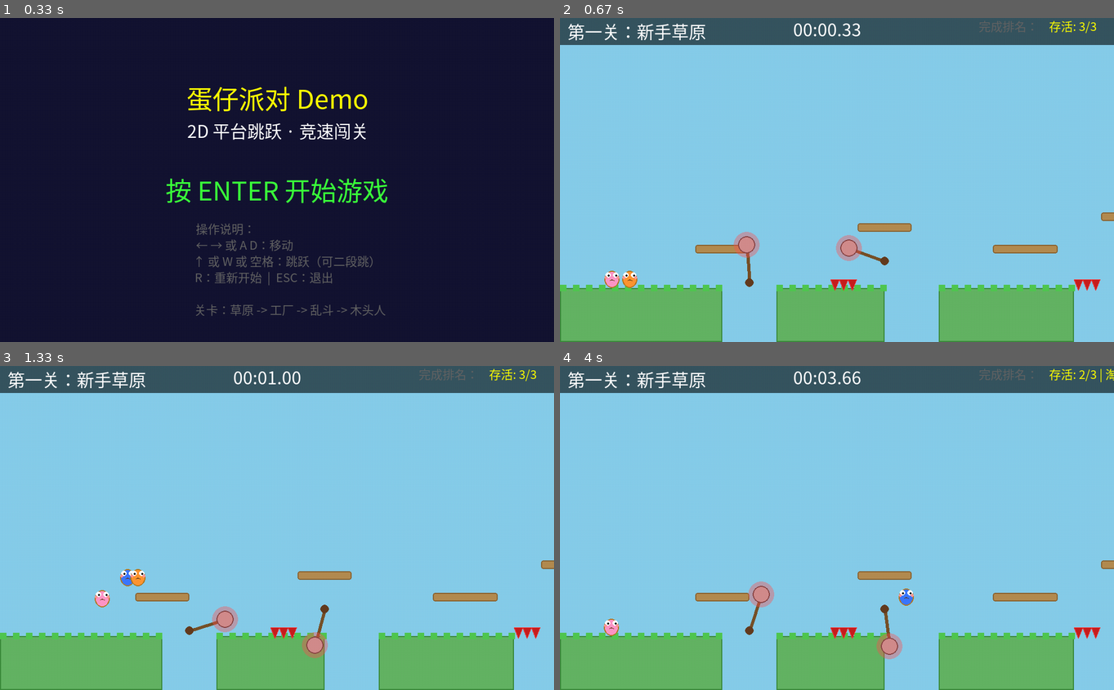
Above: before the commit, frames 1-4 (two rows, left to right).
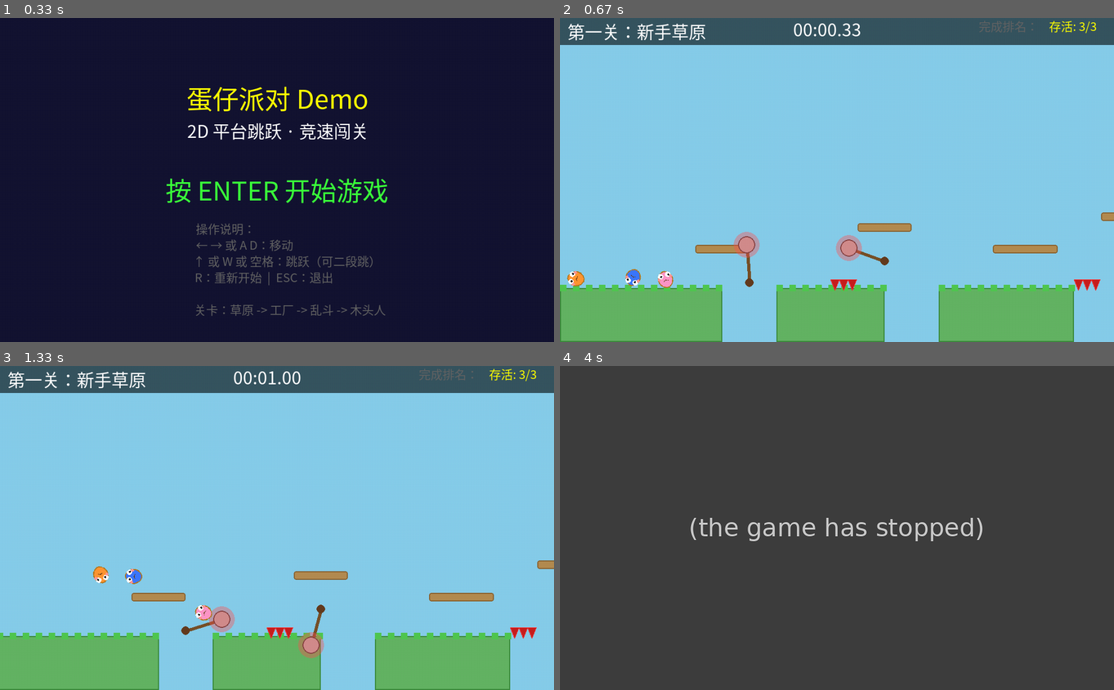
Above: after the commit, the same moments.

Repository: story2u/eggy-party
Game: pygame game, started from legacy/pygame-2d/main.py
The game is run twice, just before and just after one commit, with the same random seed, the same clock (stepped at 60 frames per second) and the same inputs.
Inputs:
- Up to frame 1 (0.33 s): no input
- Up to frame 2 (0.67 s): tap Enter at 0.33 s
- Up to frame 3 (1.33 s): hold Right 0.67-1.13 s; hold Up from 1.17 s (still down)
- Up to frame 4 (4 s): release Up at 1.47 s; hold Right 1.5-1.97 s; hold Left 2-2.53 s; hold Left 2.57-2.97 s; hold Up 3-3.37 s

Frame 1 is identical in both runs. In frame 2, 0.5% of the frame differs, in the area x 1-21%, y 77-84%; in frame 3, 2.8%; in frame 4, 100%, in the area x 0-100%, y 0-100%.
Error after the commit: NameError: name 'screen_x' is not defined (player.py line 211); the game stopped at 3.92 s (later frames are placeholders)

Commit message:
Refactor project to 3D Eggy Island

Diff:
--- a/game.py
+++ b/legacy/pygame-2d/game.py
@@ -154,14 +154,14 @@
     def _update_playing(self, dt):
         self.race_time += dt
 
-        # 获取玩家输入 → 直接控制人类玩家的速度
+        # ── 人类输入：用加速度（蛋仔有惯性！）──
         keys = pygame.key.get_pressed()
+        move_dir = 0
         if keys[pygame.K_LEFT] or keys[pygame.K_a]:
-            self.human_player.vx = -self.human_player.SPEED
+            move_dir = -1
         elif keys[pygame.K_RIGHT] or keys[pygame.K_d]:
-            self.human_player.vx = self.human_player.SPEED
-        else:
-            self.human_player.vx = 0
+            move_dir = 1
+        self.human_player.move(move_dir, dt)
 
         if keys[pygame.K_UP] or keys[pygame.K_w] or keys[pygame.K_SPACE]:
             self.human_player.jump()
@@ -172,18 +172,24 @@
                 continue
 
             if p == self.human_player:
-                # 人类玩家：物理更新
                 p.update(dt, self.level.platforms)
             else:
-                # AI 玩家：AI 决策 + 物理更新
                 p.ai_update(dt, self.level.platforms,
                             self.level.obstacles, self.level.finish_x)
 
-            # 检查是否到达终点
             if self._check_finish(p):
                 p.finished = True
                 p.finish_time = self.race_time
                 self.finished_order.append(p)
+
+        # ── 蛋仔互相碰撞弹开！派对的灵魂 ──
+        for i, a in enumerate(self.players):
+            if not a.alive or a.finished:
+                continue
+            for b in self.players[i+1:]:
+                if not b.alive or b.finished:
+                    continue
+                a.resolve_player_collision(b)
 
         # 更新障碍物
         for obs in self.level.obstacles:
--- a/player.py
+++ b/legacy/pygame-2d/player.py
@@ -12,22 +12,27 @@
 
 
 class Player:
-    """玩家控制的蛋仔"""
+    """蛋仔角色 — 会滚、会弹、有惯性"""
 
     WIDTH = 32
     HEIGHT = 36
-    SPEED = 200          # 每秒移动像素
-    JUMP_SPEED = -380    # 跳跃初速度（负=向上）
-    MAX_JUMPS = 2        # 支持二段跳
-    GRAVITY = 800        # 重力加速度
+    RADIUS = 16
+    MAX_SPEED = 280
+    ACCEL = 1200
+    FRICTION = 500
+    JUMP_SPEED = -380
+    MAX_JUMPS = 2
+    GRAVITY = 800
 
     def __init__(self, x, y, color=(255, 180, 50), name="蛋仔"):
         self.x = x
         self.y = y
-        self.vx = 0       # 水平速度
-        self.vy = 0       # 垂直速度
+        self.vx = 0
+        self.vy = 0
         self.color = color
         self.name = name
+        self.input_direction = 0
+        self.rotation = 0.0
         self.width = self.WIDTH
         self.height = self.HEIGHT
         self.on_ground = False
@@ -36,12 +41,16 @@
         self.finished = False
         self.finish_time = 0.0
         self.health = 100
-        self.invincible_timer = 0  # 无敌时间（受伤后短暂无敌）
+        self.invincible_timer = 0
         self.score = 0
 
     def move(self, direction, dt):
-        """左右移动"""
-        self.vx = direction * self.SPEED
+        """加速度移动 - 蛋仔有惯性，不会瞬间起停"""
+        self.input_direction = direction
+        self.vx += direction * self.ACCEL * dt
+        self.vx = max(-self.MAX_SPEED, min(self.MAX_SPEED, self.vx))
+        # 滚动角度：转动距离 / 半径
+        self.rotation += self.vx * dt / self.RADIUS
 
     def jump(self):
         """跳跃（支持二段跳）"""
@@ -51,18 +60,22 @@
             self.on_ground = False
 
     def update(self, dt, platforms):
-        """每帧更新位置和物理"""
-        # 无敌倒计时
+        """每帧物理：重力 + 摩擦 + 碰撞"""
         if self.invincible_timer > 0:
             self.invincible_timer -= dt
 
-        # 重力
         self.vy += self.GRAVITY * dt
 
-        # 先处理水平轴，再处理垂直轴，避免脚下平台被误判成侧面墙。
+        # ── 地面摩擦：蛋仔滚着滚着会慢下来 ──
+        if self.on_ground and self.input_direction == 0:
+            fric = -self.FRICTION if self.vx > 0 else self.FRICTION if self.vx < 0 else 0
+            self.vx += fric * dt
+            if abs(self.vx) < 8:
+                self.vx = 0
+            self.rotation += self.vx * dt / self.RADIUS
+
+        # 水平 + 碰撞
         self.x += self.vx * dt
-
-        # 水平碰撞检测
         rect = self.get_rect()
         for p_data in platforms:
             plat_rect = pygame.Rect(*p_data[:4])
@@ -73,9 +86,8 @@
                     self.x = plat_rect.right
                 self.vx = 0
 
+        # 垂直 + 碰撞
         self.y += self.vy * dt
-
-        # 垂直碰撞检测
         self.on_ground = False
         rect = self.get_rect()
         for p_data in platforms:
@@ -90,7 +102,6 @@
                     self.y = plat_rect.bottom
                     self.vy = 0
 
-        # 掉落死亡
         if self.y > 800:
             self.alive = False
 
@@ -98,45 +109,89 @@
         """获取碰撞矩形"""
         return pygame.Rect(self.x, self.y, self.width, self.height)
 
+    def resolve_player_collision(self, other):
+        """蛋仔互相碰撞 —— 弹开！这是蛋仔派对的核心乐趣"""
+        if not self.alive or not other.alive:
+            return
+        rect1 = self.get_rect()
+        rect2 = other.get_rect()
+        if not rect1.colliderect(rect2):
+            return
+
+        cx1 = self.x + self.width / 2
+        cy1 = self.y + self.height / 2
+        cx2 = other.x + other.width / 2
+        cy2 = other.y + other.height / 2
+
+        dx = cx1 - cx2
+        dy = cy1 - cy2
+        if dx == 0 and dy == 0:
+            dx = 1
+
+        dist = (dx*dx + dy*dy) ** 0.5
+        nx = dx / dist
+        ny = dy / dist
+
+        # 推开重叠
+        overlap = (self.width + other.width) / 2 - dist
+        if overlap > 0:
+            self.x += nx * overlap * 0.55
+            self.y += ny * overlap * 0.55
+            other.x -= nx * overlap * 0.55
+            other.y -= ny * overlap * 0.55
+
+        # 速度交换（弹力）
+        push = 150
+        self.vx += nx * push
+        self.vy += ny * push * 0.5
+        other.vx -= nx * push
+        other.vy -= ny * push * 0.5
+
     def draw(self, screen, camera_x):
-        """画蛋仔"""
-        screen_x = self.x - camera_x
-        screen_y = self.y
-
-        # 无敌闪烁效果
+        """画会滚的蛋仔"""
+        sx = self.x - camera_x
+        sy = self.y
+
         if self.invincible_timer > 0 and int(self.invincible_timer * 10) % 2 == 0:
             return
 
-        # 身体（椭圆，蛋形）
-        body_rect = pygame.Rect(
-            screen_x + 2, screen_y + 4, self.width - 4, self.height - 4
-        )
-        pygame.draw.ellipse(screen, self.color, body_rect)
-        # 边框
-        pygame.draw.ellipse(screen, (180, 120, 30), body_rect, 2)
-
-        # 眼睛（两个小白圆）
-        eye_y = screen_y + 12
-        pygame.draw.circle(screen, (255, 255, 255), (screen_x + 9, eye_y), 5)
-        pygame.draw.circle(screen, (255, 255, 255), (screen_x + 23, eye_y), 5)
-        # 瞳孔
-        pygame.draw.circle(screen, (30, 30, 30), (screen_x + 10, eye_y + 1), 2)
-        pygame.draw.circle(screen, (30, 30, 30), (screen_x + 24, eye_y + 1), 2)
+        # ── 滚动旋转效果：把蛋仔画到临时 surface 上再旋转 ──
+        pad = 6
+        surf = pygame.Surface((self.width + pad * 2, self.height + pad * 2),
+                              pygame.SRCALPHA)
+        cx = surf.get_width() // 2
+        cy = surf.get_height() // 2
+
+        # 身体
+        body_rect = pygame.Rect(cx - self.width//2 + 2, cy - self.height//2 + 4,
+                                self.width - 4, self.height - 4)
+        pygame.draw.ellipse(surf, self.color, body_rect)
+        pygame.draw.ellipse(surf, (180, 120, 30), body_rect, 2)
+
+        # 眼睛
+        eye_y = cy - 6
+        pygame.draw.circle(surf, (255, 255, 255), (cx - 7, eye_y), 5)
+        pygame.draw.circle(surf, (255, 255, 255), (cx + 7, eye_y), 5)
+        pygame.draw.circle(surf, (30, 30, 30), (cx - 6, eye_y + 1), 2)
+        pygame.draw.circle(surf, (30, 30, 30), (cx + 8, eye_y + 1), 2)
 
         # 腮红
-        pygame.draw.circle(screen, (255, 150, 150), (screen_x + 5, eye_y + 5), 3)
-        pygame.draw.circle(screen, (255, 150, 150), (screen_x + 27, eye_y + 5), 3)
-
-        # 嘴巴（小弧线）
-        mouth_x = screen_x + 16
-        mouth_y = screen_y + 22
-        pygame.draw.arc(
-            screen, (100, 60, 20),
-            (mouth_x - 4, mouth_y - 2, 8, 5),
-            0, math.pi, 2
-        )
-
-        # 血条（受伤时显示）
+        pygame.draw.circle(surf, (255, 150, 150), (cx - 11, eye_y + 5), 3)
+        pygame.draw.circle(surf, (255, 150, 150), (cx + 11, eye_y + 5), 3)
+
+        # 嘴巴
+        mouth_y = cy + 4
+        pygame.draw.arc(surf, (100, 60, 20),
+                        (cx - 4, mouth_y - 2, 8, 5), 0, math.pi, 2)
+
+        # 旋转
+        degrees = math.degrees(self.rotation) % 360
+        rotated = pygame.transform.rotate(surf, -degrees)
+        rx = int(sx - pad - (rotated.get_width() - (self.width + pad * 2)) / 2)
+        ry = int(sy - pad - (rotated.get_height() - (self.height + pad * 2)) / 2)
+        screen.blit(rotated, (rx, ry))
+
+        # 血条（不旋转，直接画在屏幕上）
         if self.health < 100:
             bar_width = 30
             bar_height = 4
@@ -177,7 +232,7 @@
         self.move_direction = 1  # 1=右, -1=左
         self.stuck_timer = 0
         self.last_x = x
-        self.SPEED = int(self.SPEED * speed_variation)
+        self.MAX_SPEED = int(self.MAX_SPEED * speed_variation)
         self.finish_x = (level.finish_x if level else 1000)
 
     def ai_update(self, dt, platforms, obstacles, finish_x):
Not shown, changed: README.md
Not shown, added: legacy/pygame-2d/README-2d.md
Renamed: font_utils.py -> legacy/pygame-2d/font_utils.py
Renamed: level.py -> legacy/pygame-2d/level.py
Renamed: main.py -> legacy/pygame-2d/main.py
Renamed: obstacles.py -> legacy/pygame-2d/obstacles.py
Not shown, added: legacy/pygame-2d/tests/README.md
Renamed: tests/test_font_utils.py -> legacy/pygame-2d/tests/test_font_utils.py
Renamed: tests/test_game_flow.py -> legacy/pygame-2d/tests/test_game_flow.py
Renamed: tests/test_level_data.py -> legacy/pygame-2d/tests/test_level_data.py
Renamed: tests/test_obstacles.py -> legacy/pygame-2d/tests/test_obstacles.py
Renamed: tests/test_player.py -> legacy/pygame-2d/tests/test_player.py
(and 31 more such lines)
